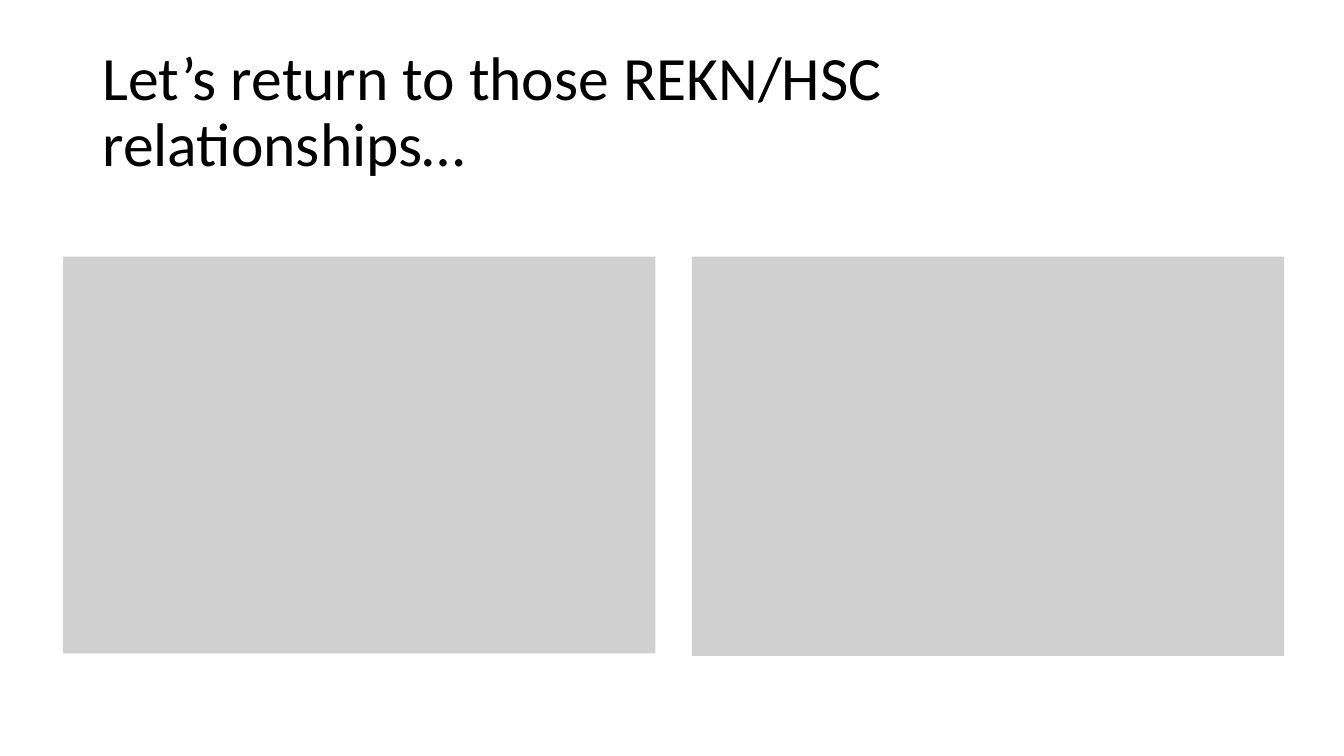
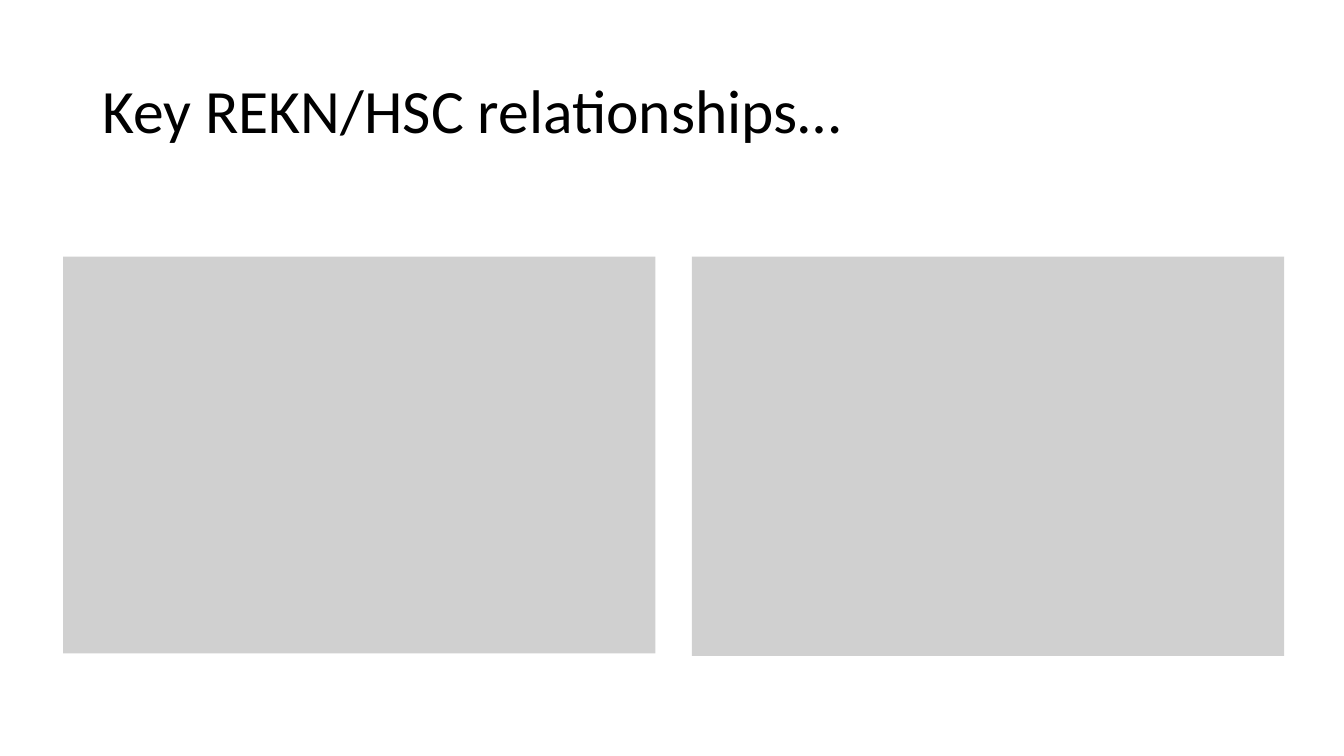
Before and after one commit to kevintshoemaker/NRES-470, a slide deck: slide 6 of REKN.pptx. Drawn at 1344x756 pixels with LibreOffice and Linux fonts; fonts in the diff are those of the drawing; grey boxes stand for pictures. Boxes give left, top, right and bottom in pixels: in the first picture for what was removed or moved away, otherwise in the second. Text is boxed around its words. In the diff, an @@ line names an element or a change of style, - is before the commit and + after.

```diff
--- a/REKN.pptx
+++ b/REKN.pptx
@@ title at [102, 90, 841, 143]: text changed @@
-Let’s return to those REKN/HSC relationships…
+Key REKN/HSC relationships…
```
Also in this commit, not shown: 1 other slide changed, 3 other files.
